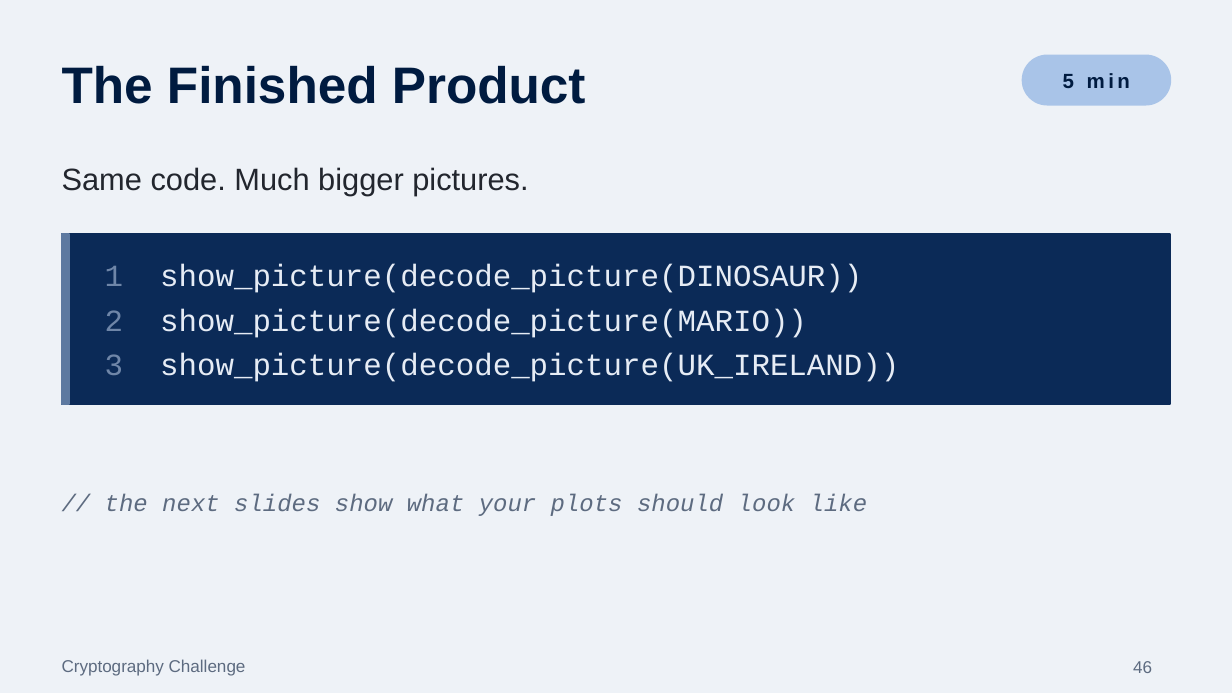
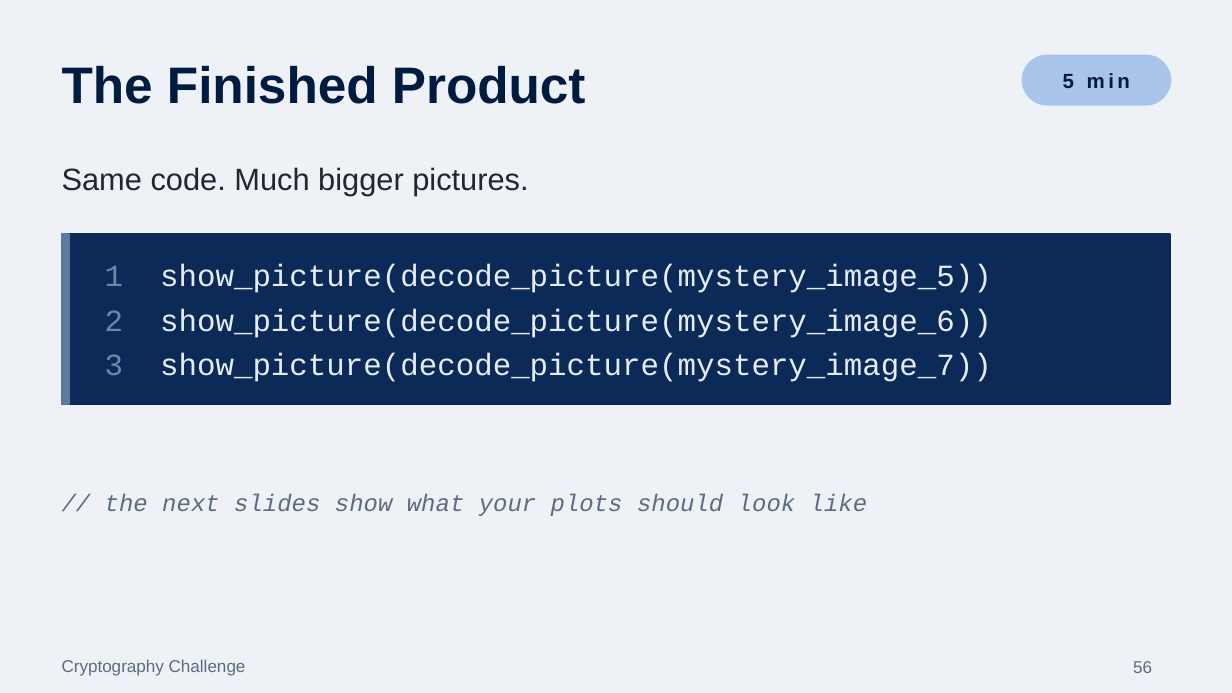
Before and after one commit to Dr-Hughes/Dr-Hughes.github.io, a slide deck: slide 56 of static/teaching/a-level-y12-13-cryptography-cryptography-challenge-run-length-encoding/cryptography-problem.pptx (slide 46 before the commit). Drawn at 1232x693 pixels with LibreOffice and Linux fonts; fonts in the diff are those of the drawing. Boxes give left, top, right and bottom in pixels: in the first picture for what was removed or moved away, otherwise in the second. Text is boxed around its words. In the diff, an @@ line names an element or a change of style, - is before the commit and + after.

Commit message:
Update Cryptography and Image Analysis lesson downloads: new slides, booklets, Word versions and student zips

```diff
--- a/static/teaching/a-level-y12-13-cryptography-cryptography-challenge-run-length-encoding/cryptography-problem.pptx
+++ b/static/teaching/a-level-y12-13-cryptography-cryptography-challenge-run-length-encoding/cryptography-problem.pptx
@@ text at (105,264,992,293): text changed @@
-1 show_picture(decode_picture(DINOSAUR))
+1 show_picture(decode_picture(mystery_image_5))
@@ text at (105,309,992,338): text changed @@
-2 show_picture(decode_picture(MARIO))
+2 show_picture(decode_picture(mystery_image_6))
@@ text at (105,353,992,382): text changed @@
-3 show_picture(decode_picture(UK_IRELAND))
+3 show_picture(decode_picture(mystery_image_7))
@@ page number at (1133,661,1152,673): text changed @@
-46
+56
```
Also in this commit, not shown: 4 other slides changed, 11 slides added, 1 slide removed, 11 other files.
